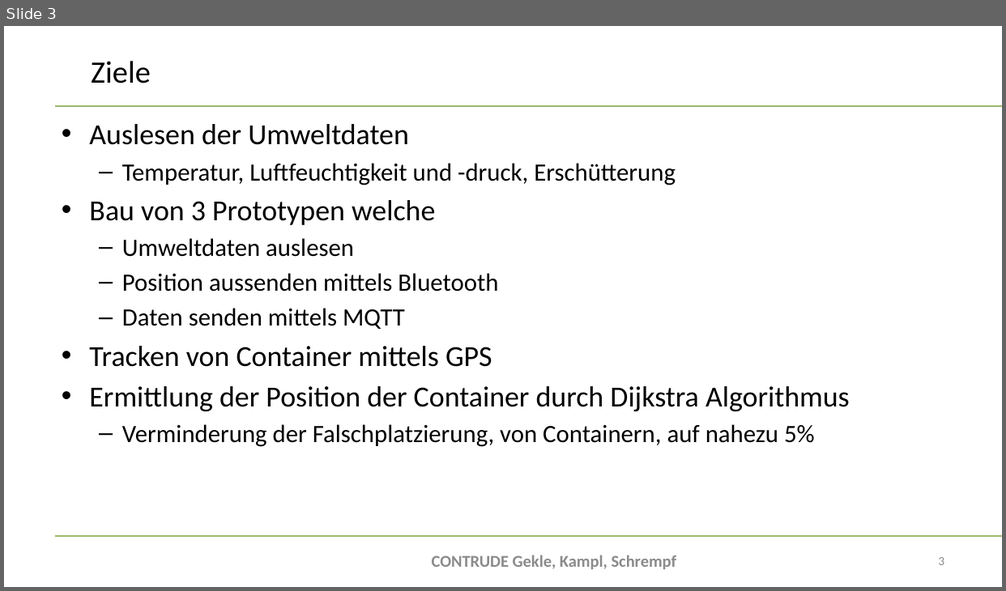
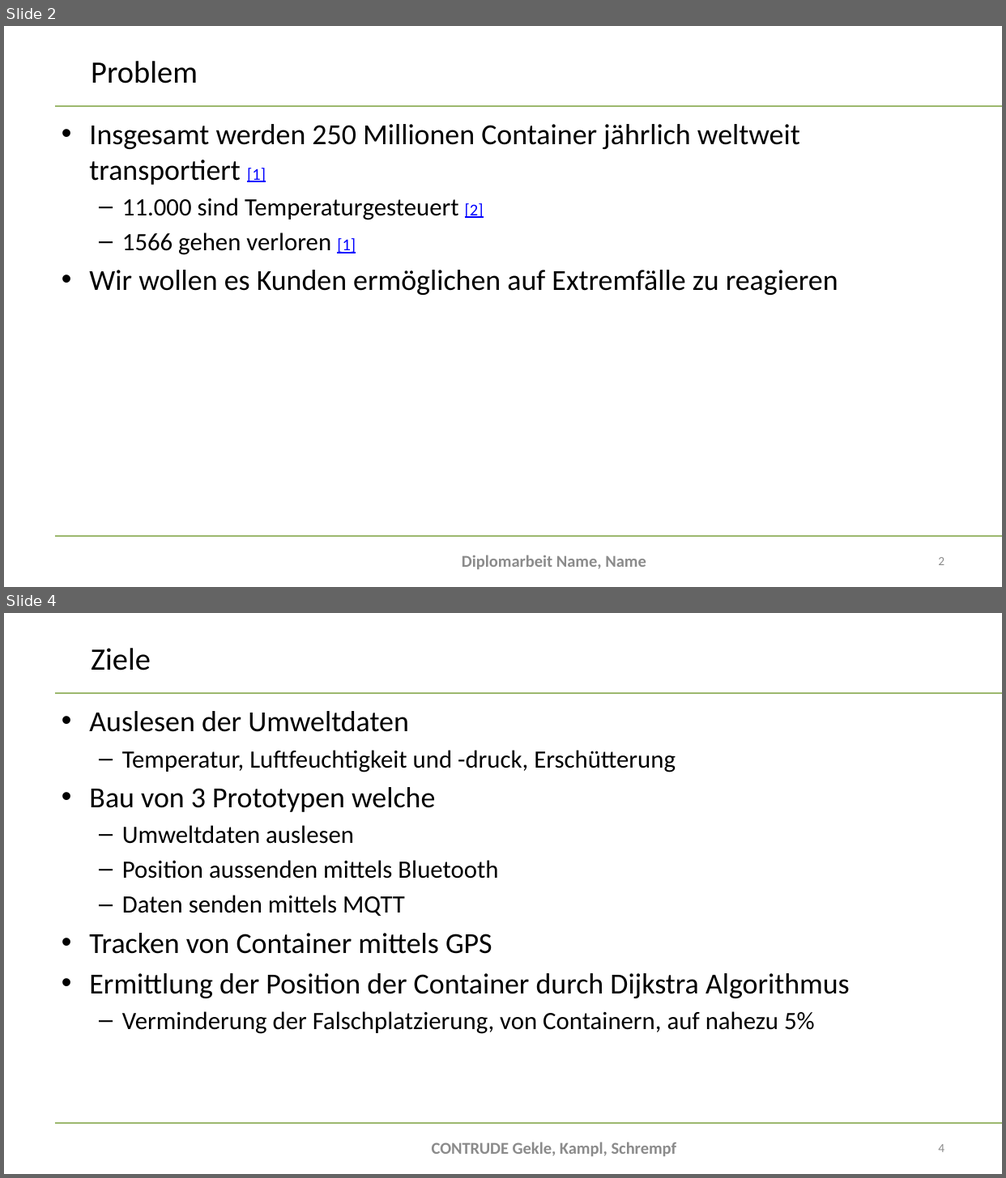
Before and after one commit to bitsneak/Contrude, a slide deck: Diplomarbeit/doc/Presentations/DA-Präsentation2024_Erstpräsentation.pptx. Shown one above the other, each under a label of ours: slide 3 before the commit, slides 2 and 4 after it; the slides between them are not shown. The pictures are 1006x591 and 1006x1178 pixels, drawn with LibreOffice and Linux fonts; fonts in the diff are those of the drawing; background and template pictures are left out. Boxes give left, top, right and bottom in pixels: in the first picture for what was removed or moved away, otherwise in the second. Text is boxed around its words. In the diff, an @@ line names an element or a change of style, - is before the commit and + after.

```diff
--- a/Diplomarbeit/doc/Presentations/DA-Präsentation2024_Erstpräsentation.pptx
+++ b/Diplomarbeit/doc/Presentations/DA-Präsentation2024_Erstpräsentation.pptx
@@ slide 2 added at (x1=4, y1=26, x2=1002, y2=587), background #FFFFFF; not listed: 2 template elements that a slide beside it also shows @@
@@ title added at (x1=91, y1=61, x2=198, y2=84), 30 pt, text #000000 @@
+Problem
@@ text added at (x1=89, y1=124, x2=838, y2=295), 28 pt, text #000000 @@
+• Insgesamt werden 250 Millionen Container jährlich weltweit transportiert [1]
+  – 11.000 sind Temperaturgesteuert [2]
+  – 1566 gehen verloren [1]
+• Wir wollen es Kunden ermöglichen auf Extremfälle zu reagieren
@@ text added at (x1=462, y1=555, x2=646, y2=570), 16 pt, text #8C8C8C, bold @@
+Diplomarbeit Name, Name
@@ page number added at (x1=938, y1=557, x2=944, y2=565), 12 pt, text #8C8C8C @@
+2
@@ what was slide 3 is now slide 4 @@
@@ page number at (x1=938, y1=1144, x2=944, y2=1152): text changed @@
-3
+4
```
Also in this commit, not shown: 7 slides changed, 5 other slides added, 2 slides removed, 1 other file.
